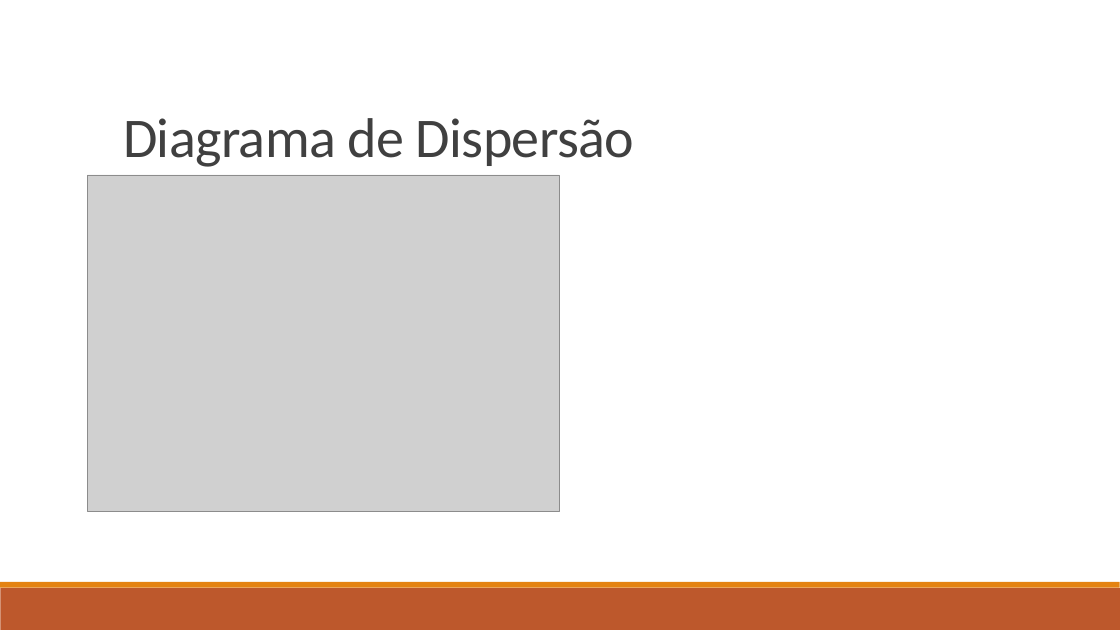
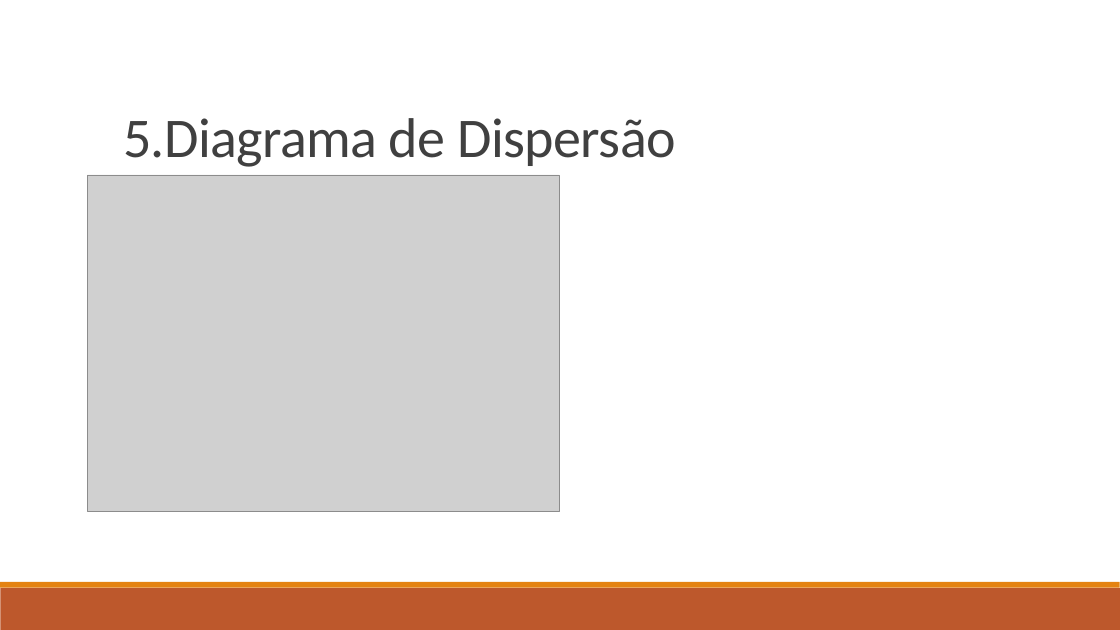
Before and after one commit to ruhansanabria/Puc_Lean2016, a slide deck: slide 13 of Apresentações/TRE DMAIC - Analyze.pptx (slide 10 before the commit). Drawn at 1120x630 pixels with LibreOffice and Linux fonts; fonts in the diff are those of the drawing; grey boxes stand for pictures. Boxes give left, top, right and bottom in pixels: in the first picture for what was removed or moved away, otherwise in the second. Text is boxed around its words. In the diff, an @@ line names an element or a change of style, - is before the commit and + after.

```diff
--- a/Apresentações/TRE DMAIC - Analyze.pptx
+++ b/Apresentações/TRE DMAIC - Analyze.pptx
@@ text at [123,118,676,167]: text changed @@
-Diagrama de Dispersão
+5.Diagrama de Dispersão
```
Also in this commit, not shown: 6 other slides changed, 3 slides added.
